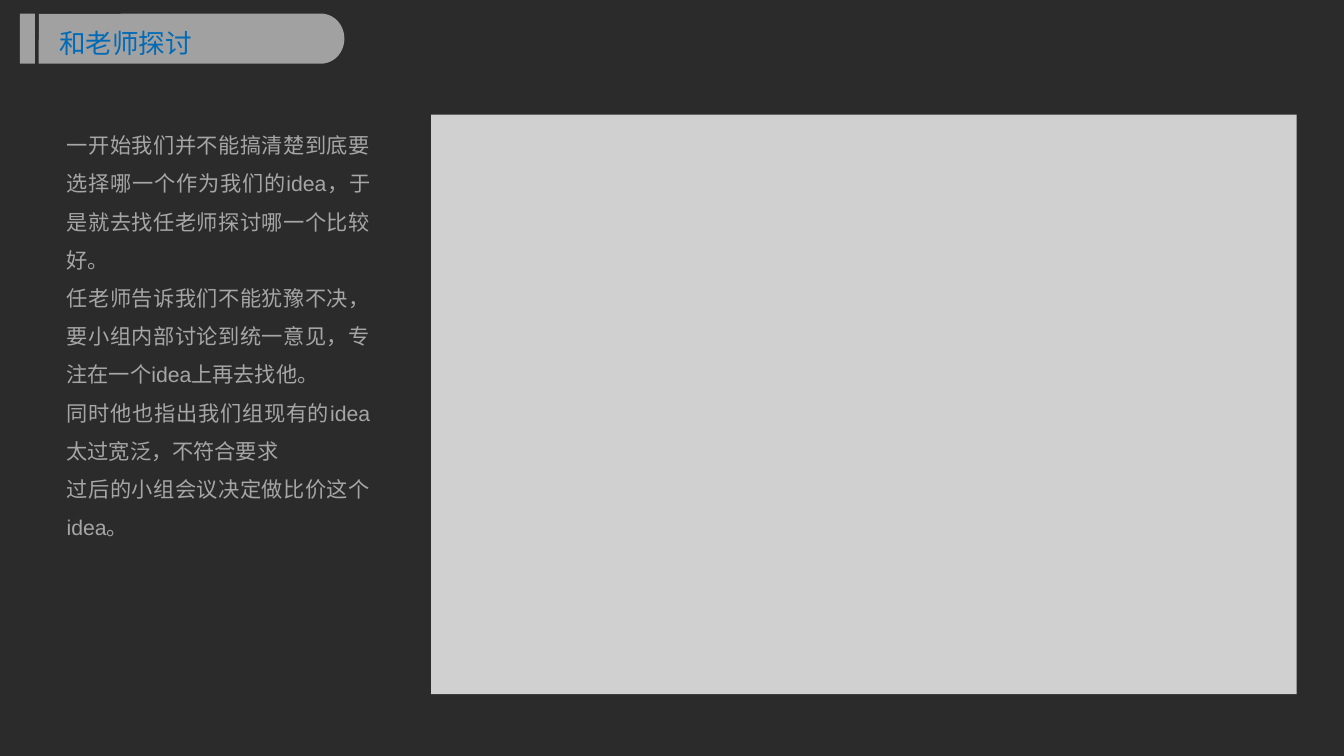
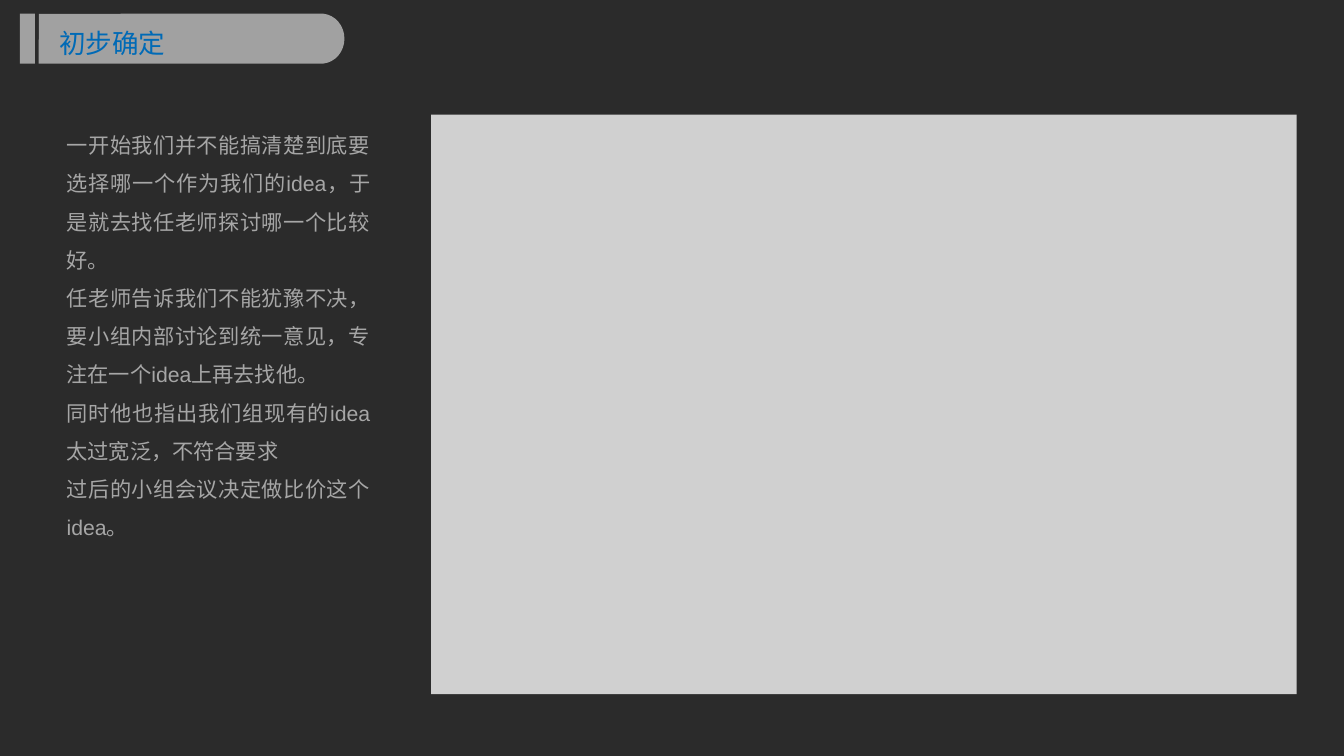
Before and after one commit to yfzm/FPSEI-team2, a slide deck: slide 5 of PROJECT2.pptx. Drawn at 1344x756 pixels with LibreOffice and Linux fonts; fonts in the diff are those of the drawing; grey boxes stand for pictures; background and template pictures are left out; a plain dark background stands for a picture behind light text. Boxes give left, top, right and bottom in pixels: in the first picture for what was removed or moved away, otherwise in the second. Text is boxed around its words. In the diff, an @@ line names an element or a change of style, - is before the commit and + after.

```diff
--- a/PROJECT2.pptx
+++ b/PROJECT2.pptx
@@ text at (59,30,165,55): text changed @@
-和老师探讨
+初步确定
```
Also in this commit, not shown: 13 other slides changed, 7 slides added, 1 slide removed.
